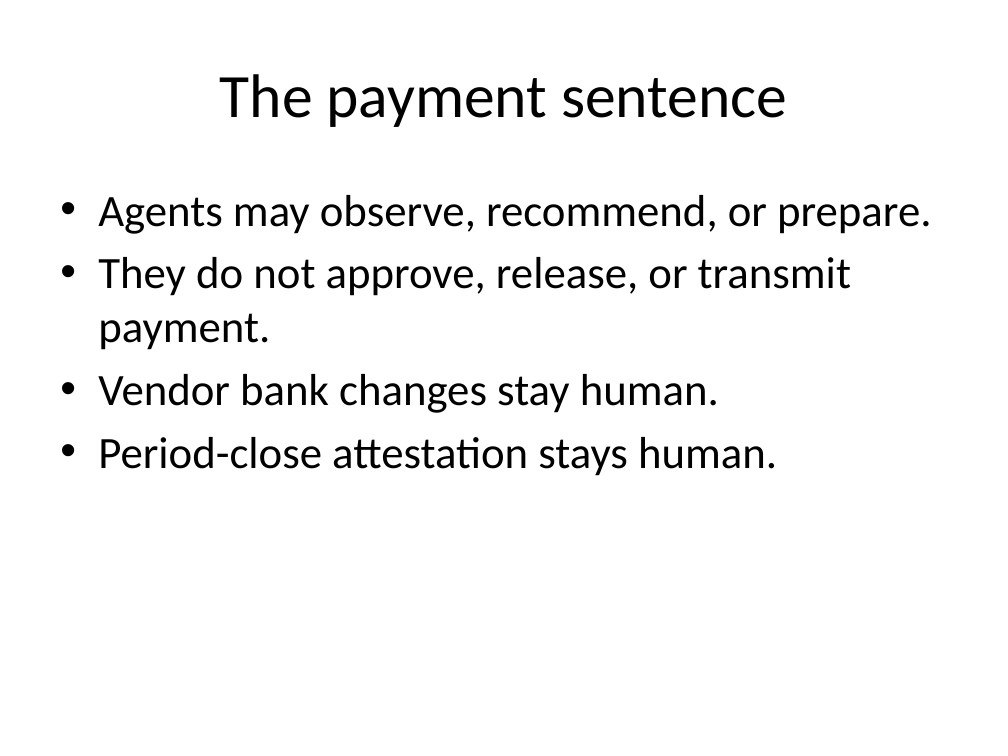
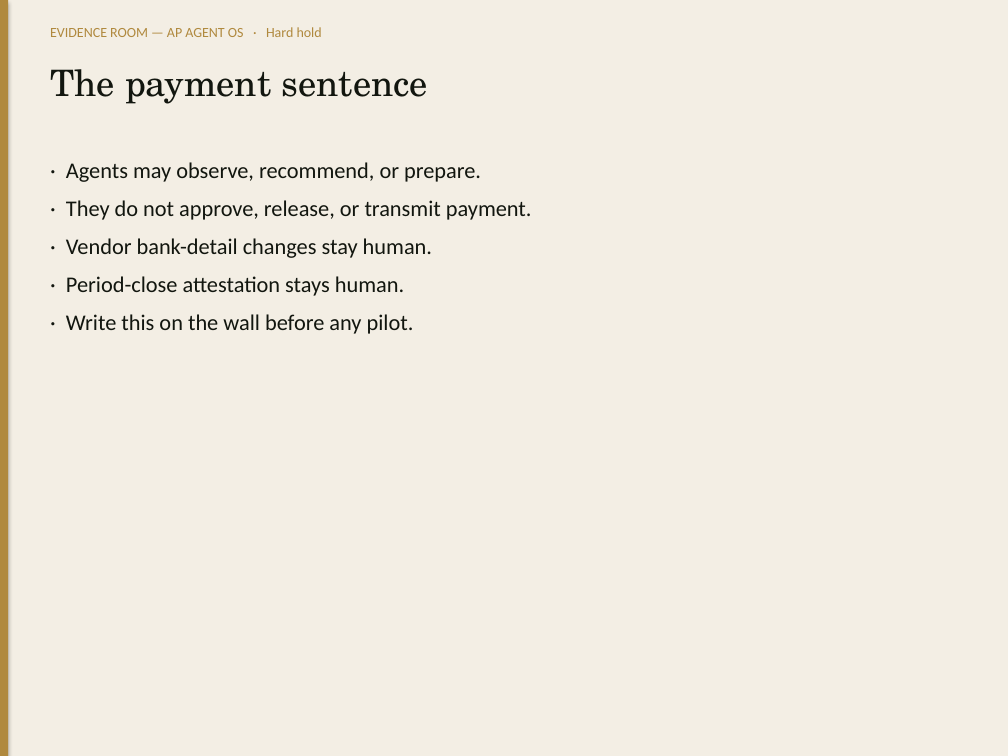
Before and after one commit to adamintelligenceai/Origin, a slide deck: slide 4 of evidence-room/04_AP_AGENT_OS_TEAM/Decks/ER_CFO_AP_Transformation.pptx. Drawn at 1008x756 pixels with LibreOffice and Linux fonts; fonts in the diff are those of the drawing. Boxes give left, top, right and bottom in pixels: in the first picture for what was removed or moved away, otherwise in the second. Text is boxed around its words. In the diff, an @@ line names an element or a change of style, - is before the commit and + after.

```diff
--- a/evidence-room/04_AP_AGENT_OS_TEAM/Decks/ER_CFO_AP_Transformation.pptx
+++ b/evidence-room/04_AP_AGENT_OS_TEAM/Decks/ER_CFO_AP_Transformation.pptx
@@ rectangle added at (0,0,1008,756), fill #F3EEE4 @@
@@ rectangle added at (0,0,8,756), fill #B0893E @@
@@ text added at (50,27,322,37), 10 pt, text #B0893E @@
+EVIDENCE ROOM — AP AGENT OS · Hard hold
@@ text "The payment sentence": place and size @@
-text "The payment sentence" at (220,74,787,127)
+text "The payment sentence" at (50,69,427,104)
@@ text "The payment sentence" at (50,69,427,104): size 44 to 26 pt, font Calibri to TeX Gyre Schola, text colour #000000 to #12160F; alignment centre to left; vertical alignment middle to top @@
@@ text at (66,162,532,334): text changed; size 32 to 16 pt; text colour #000000 to #12160F @@
-• Agents may observe, recommend, or prepare.
-• They do not approve, release, or transmit payment.
-• Vendor bank changes stay human.
-• Period-close attestation stays human.
+· Agents may observe, recommend, or prepare.
+· They do not approve, release, or transmit payment.
+· Vendor bank-detail changes stay human.
+· Period-close attestation stays human.
+· Write this on the wall before any pilot.
```
Also in this commit, not shown: 4 other slides changed, 6 slides added, 1 slide removed, 55 other files.
